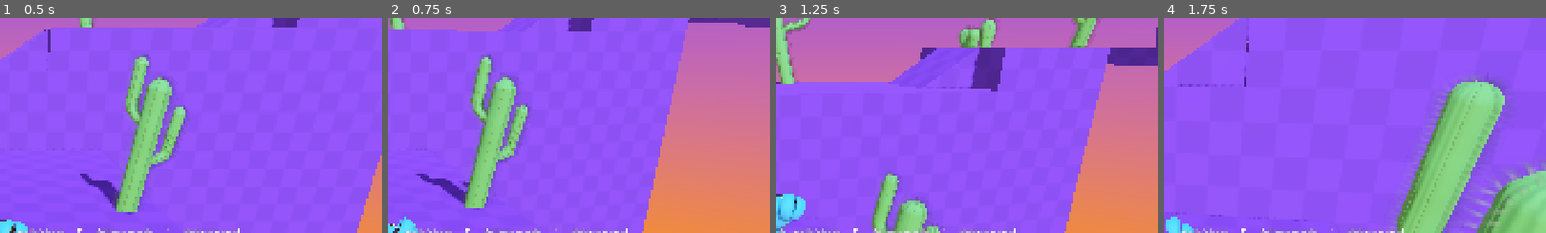
Above: before the commit, frames 1-4 (left to right).
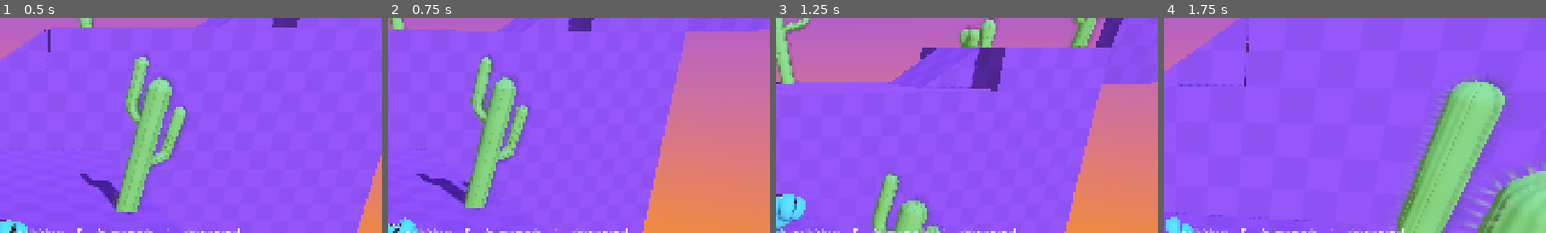
Above: after the commit, the same moments.

Repository: rhelsing/hack_the_planet
Game: Godot game, scene res://game.tscn
Same seed, same stepped clock (60 frames per second), same inputs: the game is played once before the commit and once after it.
Inputs (mouse positions are % of the whole screen's width and height, from its top left):
- Up to frame 1 (0.5 s): no input
- Up to frame 2 (0.75 s): tap Enter at 0.5 s; move the mouse to (55, 50) at 0.52 s; press the mouse at (55, 50) at 0.53 s; hold W (move_up) from 0.53 s (still down)
- Up to frame 3 (1.25 s): keep holding W (move_up); tap Space (jump) at 0.77 s
- Up to frame 4 (1.75 s): keep holding W (move_up); move the mouse to (45, 50) at 1.27 s; release the mouse at (45, 50) at 1.28 s; tap F (toggle_follow_mode) at 1.35 s; tap Space (jump) at 1.52 s
The pictures show only the part of the screen within x 50-100%, y 0-50%; the shares and areas given below are measured in that part.

Frame 1 is identical in both runs. In frame 2, 1.3% of the frame differs, in the area x 77-100%, y 0-7%; in frame 3, 4.3%, in the area x 83-100%, y 0-31%; in frame 4, nothing differs.

Commit message:
two walls

Diff:
--- a/level/level.tscn
+++ b/level/level.tscn
@@ -157,10 +157,10 @@
 transform = Transform3D(-2.99633, 0.231602, -1.56352, 0.381736, 3.35793, -0.234152, 1.5338, -0.383288, -2.99613, -47.7949, 8.42468, -22.8013)
 
 [node name="CSGBox3D10" type="CSGBox3D" parent="." unique_id=1128607913]
-transform = Transform3D(1, 0, 0, 0, 1, 0, 0, 0, 1, -27.429472, 7.5, -20)
-material_override = ExtResource("7_njuj4")
-use_collision = true
-size = Vector3(7.381836, 1, 8)
+transform = Transform3D(0.9997164, -0.015850415, -0.017778827, -0.014073206, 0.20912361, -0.97778803, 0.019216327, 0.9777608, 0.20884116, -26.971228, 10.253992, -23.575397)
+material_override = ExtResource("7_njuj4")
+use_collision = true
+size = Vector3(16.806152, 1, 8)
 
 [node name="CSGBox3D11" type="CSGBox3D" parent="." unique_id=1303607154]
 transform = Transform3D(1, 0, 0, 0, 0.26018435, 0.96555895, 0, -0.96555895, 0.26018435, -35.44754, 10.828637, -15.142342)
